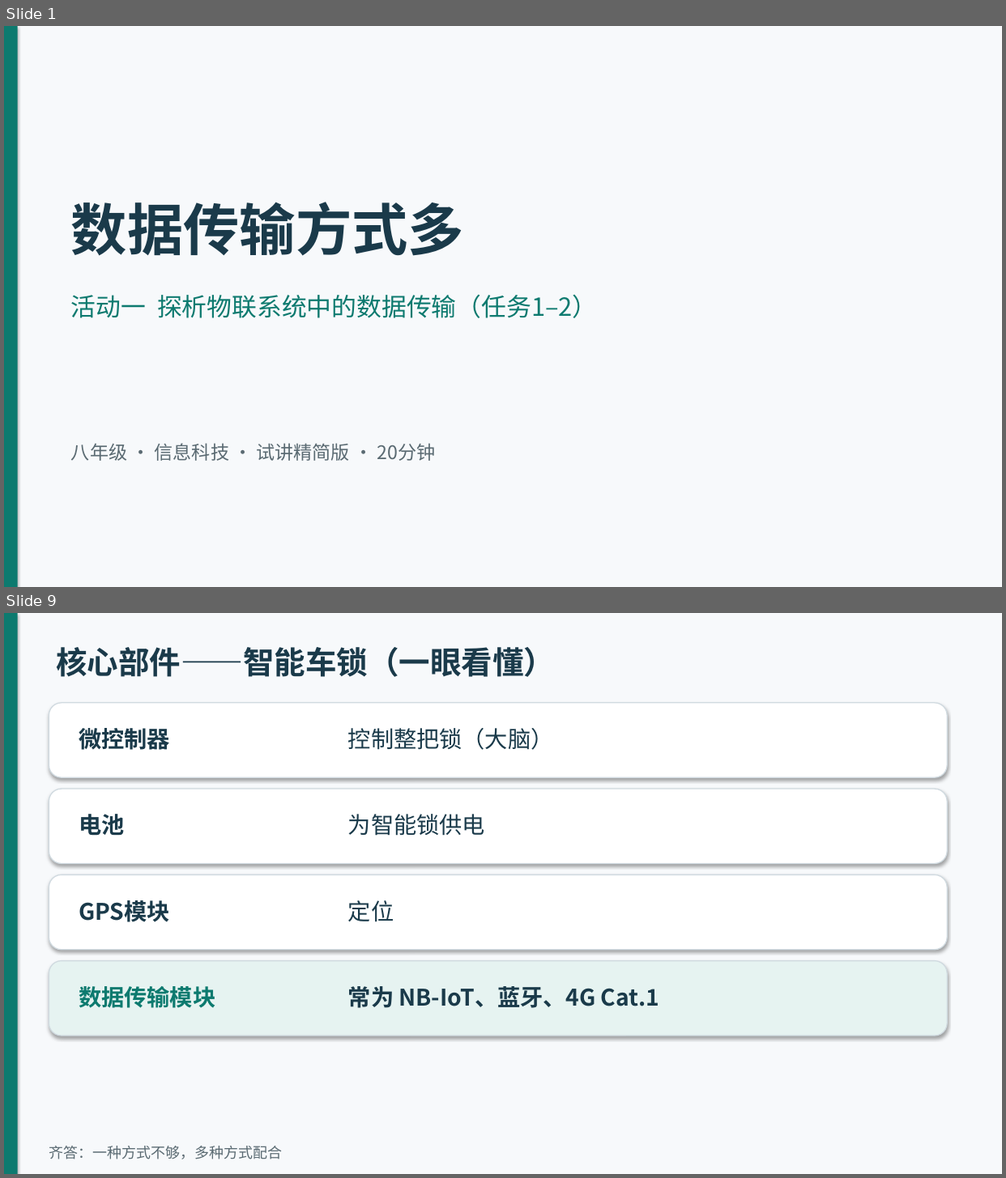
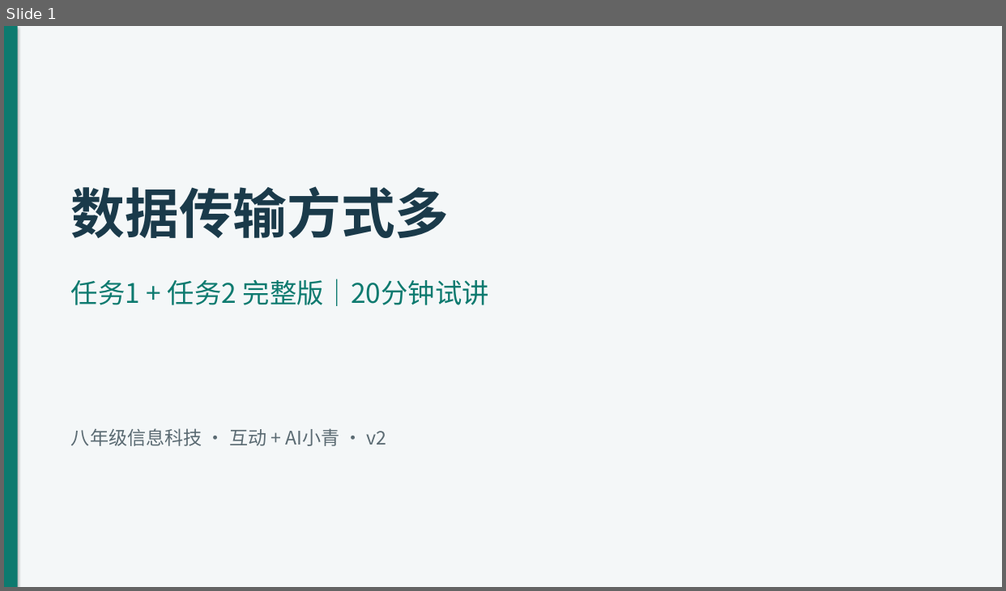
Before and after one commit to Estherqian24/EstherBlog, a slide deck: 第6课-试讲精简版-任务一二-20分钟.pptx. Shown one above the other, each under a label of ours: slides 1 and 9 before the commit, slide 1 after it; the slides between them are not shown. The pictures are 1006x1178 and 1006x591 pixels, drawn with LibreOffice and Linux fonts; fonts in the diff are those of the drawing. Boxes give left, top, right and bottom in pixels: in the first picture for what was removed or moved away, otherwise in the second. Text is boxed around its words. In the diff, an @@ line names an element or a change of style, - is before the commit and + after.

```diff
--- a/第6课-试讲精简版-任务一二-20分钟.pptx
+++ b/第6课-试讲精简版-任务一二-20分钟.pptx
@@ slide 9 removed at (4, 613, 1002, 1174), background #FFFFFF @@
@@ rectangle removed at (4, 613, 1002, 1174) @@
@@ rectangle removed at (4, 613, 18, 1174) @@
@@ text removed at (56, 647, 555, 677) @@
-核心部件——智能车锁（一眼看懂）
@@ rounded rectangle removed at (49, 703, 948, 777) @@
@@ text removed at (79, 728, 170, 750) @@
-微控制器
@@ text removed at (348, 728, 554, 750) @@
-控制整把锁（大脑）
@@ rounded rectangle removed at (49, 789, 948, 864) @@
@@ text removed at (79, 814, 124, 836) @@
-电池
@@ text removed at (348, 814, 485, 836) @@
-为智能锁供电
@@ rounded rectangle removed at (49, 875, 948, 950) @@
@@ text removed at (79, 901, 170, 922) @@
-GPS模块
@@ text removed at (348, 901, 394, 922) @@
-定位
@@ rounded rectangle removed at (49, 961, 948, 1036) @@
@@ text removed at (79, 986, 215, 1008) @@
-数据传输模块
@@ text removed at (348, 986, 659, 1008) @@
-常为 NB-IoT、蓝牙、4G Cat.1
@@ text removed at (49, 1146, 282, 1160) @@
-齐答：一种方式不够，多种方式配合
@@ slide 1 changed as well @@
@@ rectangle at (4, 26, 1002, 587): fill #F7F9FB to #F4F7F8 @@
@@ text "数据传输方式多": place and size @@
-text "数据传输方式多" at (71, 202, 464, 256)
+text "数据传输方式多" at (71, 186, 450, 238)
@@ text "数据传输方式多" at (71, 186, 450, 238): size 54 to 52 pt @@
@@ text at (71, 279, 489, 306): text changed; size 24 to 26 pt @@
-活动一 探析物联系统中的数据传输（任务1–2）
+任务1 + 任务2 完整版｜20分钟试讲
@@ text at (71, 429, 387, 446): text changed @@
-八年级 · 信息科技 · 试讲精简版 · 20分钟
+八年级信息科技 · 互动 + AI小青 · v2
```
Also in this commit, not shown: 1 other slide changed, 9 slides added, 7 other slides removed, 2 other files.
